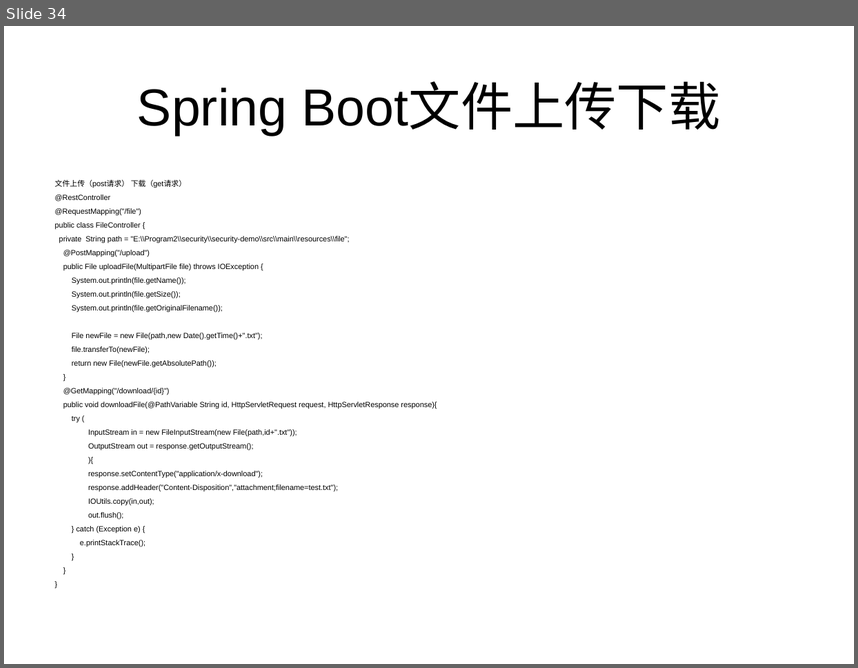
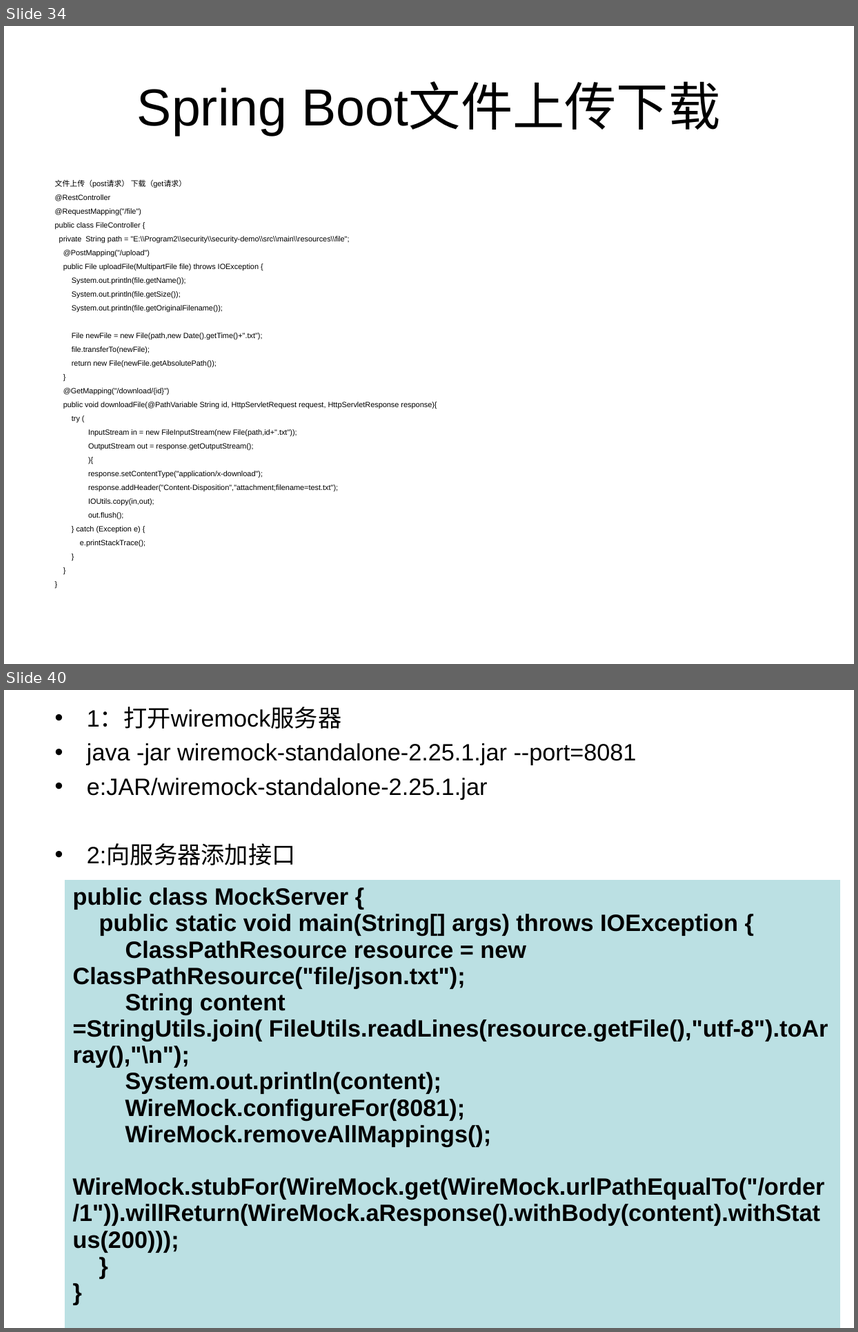
Before and after one commit to HangStarLi/Spring-Security, a slide deck: SpringSecurity.ppt. Shown one above the other, each under a label of ours: slide 34 before the commit, slides 34 and 40 after it; the slides between them are not shown. The pictures are 858x668 and 858x1332 pixels, drawn with LibreOffice and Linux fonts; fonts in the diff are those of the drawing. Boxes give left, top, right and bottom in pixels: in the first picture for what was removed or moved away, otherwise in the second. Text is boxed around its words. In the diff, an @@ line names an element or a change of style, - is before the commit and + after.

```diff
--- a/SpringSecurity.ppt
+++ b/SpringSecurity.ppt
@@ slide 40 added at box(4, 690, 854, 1328), background #FFFFFF @@
@@ text added at box(87, 707, 637, 865), 20 pt, text #000000 @@
+• 1：打开wiremock服务器
+• java -jar wiremock-standalone-2.25.1.jar --port=8081
+• e:JAR/wiremock-standalone-2.25.1.jar
+• 2:向服务器添加接口
@@ table added at box(64, 880, 840, 1328), 1 rows, 1 columns @@
+public class MockServer { / public static void main(String[] args) throws IOException { / ClassPathResource resource = new ClassPathResource("file/json.txt"); / String content =StringUtils.join( FileUtils.readLines(resource.getFile(),"utf-8").toArray(),"\n"); / System.out.println(content); / WireMock.configureFor(8081); / WireMock.removeAllMappings(); / WireMock.stubFor(WireMock.get(WireMock.urlPathEqualTo("/order/1")).willReturn(WireMock.aResponse().withBody(content).withStatus(200))); / } / }
```
Also in this commit, not shown: 4 other slides added, 14 other files.
